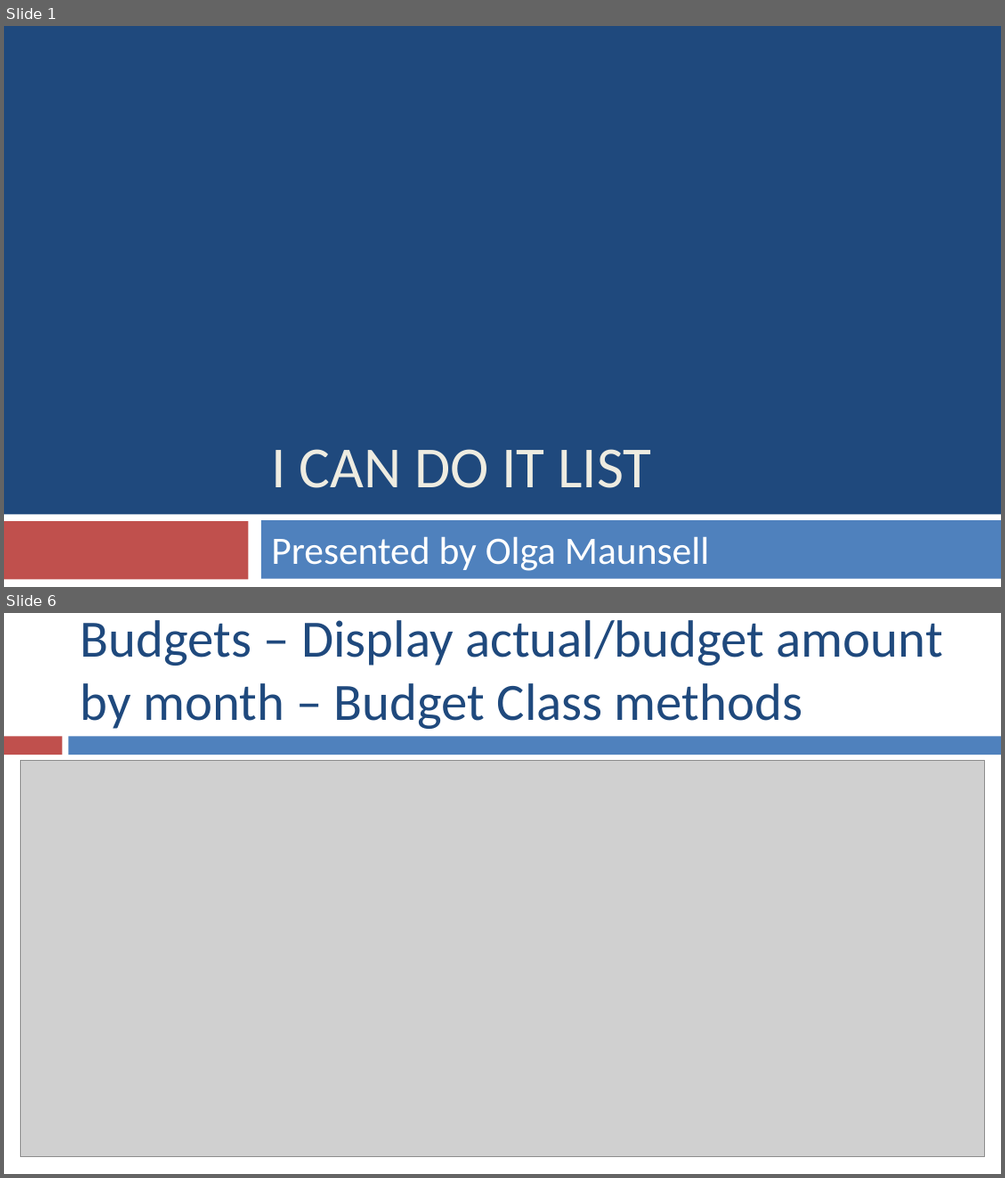
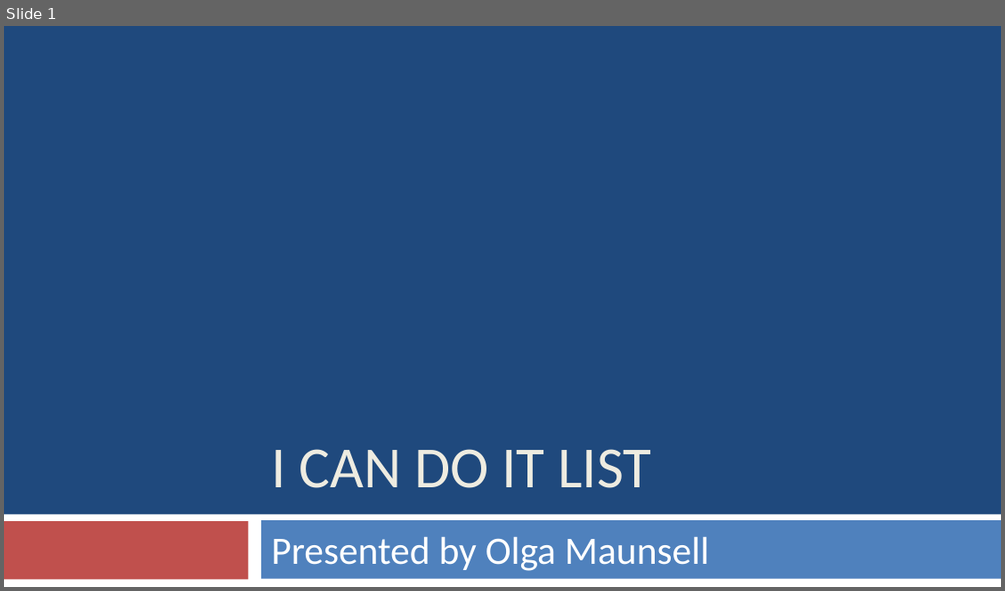
Before and after one commit to olgamaunsell/ICanDoItList-Java-Android-App, a slide deck: I Can Do It List Presentation.pptx. Shown one above the other, each under a label of ours: slides 1 and 6 before the commit, slide 1 after it; the slides between them are not shown. The pictures are 1005x1178 and 1005x591 pixels, drawn with LibreOffice and Linux fonts; fonts in the diff are those of the drawing; grey boxes stand for pictures. Boxes give left, top, right and bottom in pixels: in the first picture for what was removed or moved away, otherwise in the second. Text is boxed around its words. In the diff, an @@ line names an element or a change of style, - is before the commit and + after.

```diff
--- a/I Can Do It List Presentation.pptx
+++ b/I Can Do It List Presentation.pptx
@@ slide 6 removed at (x1=4, y1=613, x2=1001, y2=1174), background #FFFFFF @@
@@ title removed at (x1=81, y1=620, x2=943, y2=729) @@
-Budgets – Display actual/budget amount by month – Budget Class methods
@@ rectangle removed at (x1=4, y1=737, x2=62, y2=755) @@
@@ rectangle removed at (x1=69, y1=737, x2=1001, y2=755) @@
@@ picture removed at (x1=21, y1=761, x2=985, y2=1156) @@
```
Also in this commit, not shown: 6 slides changed, 5 slides added, 2 other slides removed, 3 other files.
